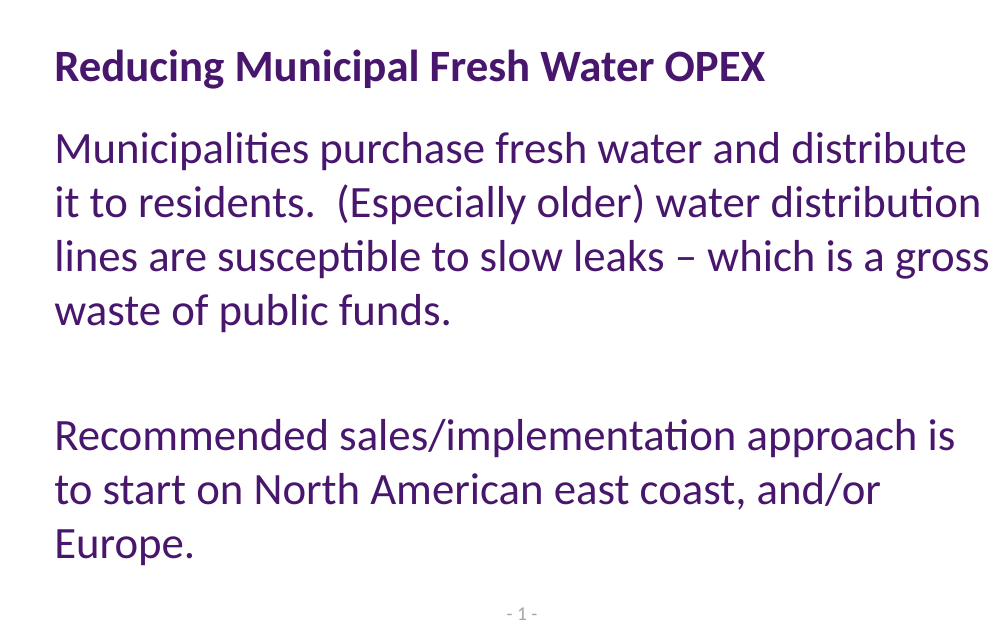
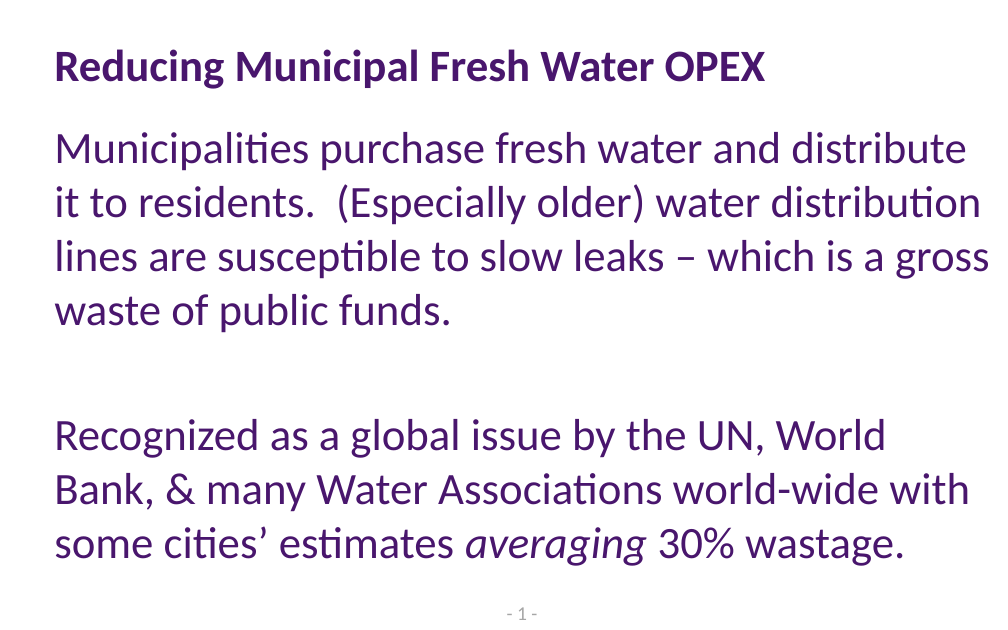
Before and after one commit to sshearer/Leaks, a slide deck: slide 2 of AquaSol.pptx. Drawn at 1008x630 pixels with LibreOffice and Linux fonts; fonts in the diff are those of the drawing. Boxes give left, top, right and bottom in pixels: in the first picture for what was removed or moved away, otherwise in the second. Text is boxed around its words. In the diff, an @@ line names an element or a change of style, - is before the commit and + after.

```diff
--- a/AquaSol.pptx
+++ b/AquaSol.pptx
@@ text at [54, 419, 970, 566]: text changed @@
-Recommended sales/implementation approach is to start on North American east coast, and/or Europe.
+Recognized as a global issue by the UN, World Bank, & many Water Associations world-wide with some cities’ estimates averaging 30% wastage.
```
Also in this commit, not shown: 2 other slides changed, 2 slides added.
